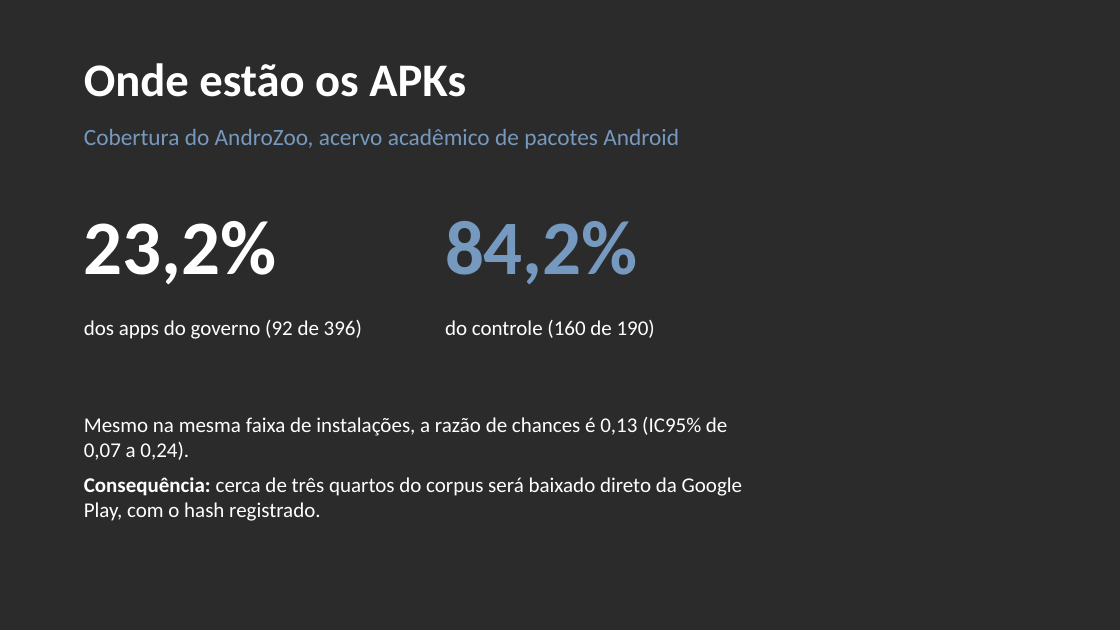
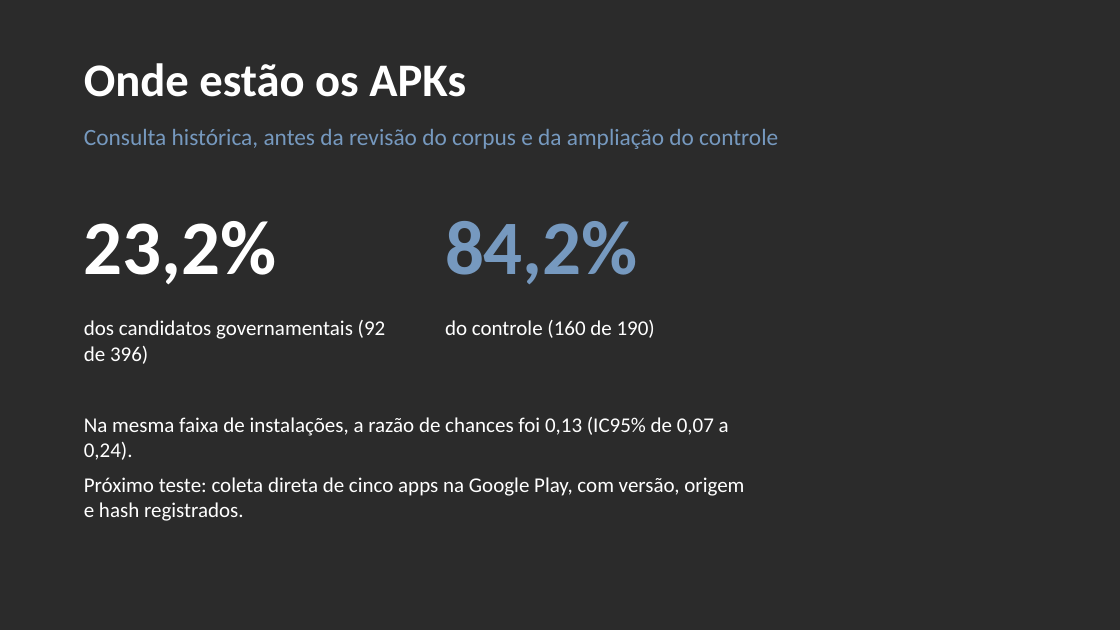
Before and after one commit to ClaudioAMF1/TCC, a slide deck: slide 11 of tcc/apresentacao/simulacao-defesa-rascunho.pptx. Drawn at 1120x630 pixels with LibreOffice and Linux fonts; fonts in the diff are those of the drawing; background and template pictures are left out; a plain dark background stands for a picture behind light text. Boxes give left, top, right and bottom in pixels: in the first picture for what was removed or moved away, otherwise in the second. Text is boxed around its words. In the diff, an @@ line names an element or a change of style, - is before the commit and + after.

Commit message:
Completa preparação do reteste e revisa projeto do Capstone I
Inclui recursos necessários, matriz documental da LGPD e amostra cega de 125 registros para o reteste.
Revisa fundamentação, referências, plano de análise, formatação, slides e roteiro.
Preserva as decisões originais e registra a F2 e a validação pessoal como pendentes.

```diff
--- a/tcc/apresentacao/simulacao-defesa-rascunho.pptx
+++ b/tcc/apresentacao/simulacao-defesa-rascunho.pptx
@@ text at (84,129,778,149): text changed @@
-Cobertura do AndroZoo, acervo acadêmico de pacotes Android
+Consulta histórica, antes da revisão do corpus e da ampliação do controle
@@ text at (84,320,386,364): text changed @@
-dos apps do governo (92 de 396)
+dos candidatos governamentais (92 de 396)
@@ text at (84,417,744,521): text changed @@
-Mesmo na mesma faixa de instalações, a razão de chances é 0,13 (IC95% de 0,07 a 0,24).
-Consequência: cerca de três quartos do corpus será baixado direto da Google Play, com o hash registrado.
+Na mesma faixa de instalações, a razão de chances foi 0,13 (IC95% de 0,07 a 0,24).
+Próximo teste: coleta direta de cinco apps na Google Play, com versão, origem e hash registrados.
```
Also in this commit, not shown: 9 other slides changed, 3 slides added, 3 slides removed, 15 other files.
